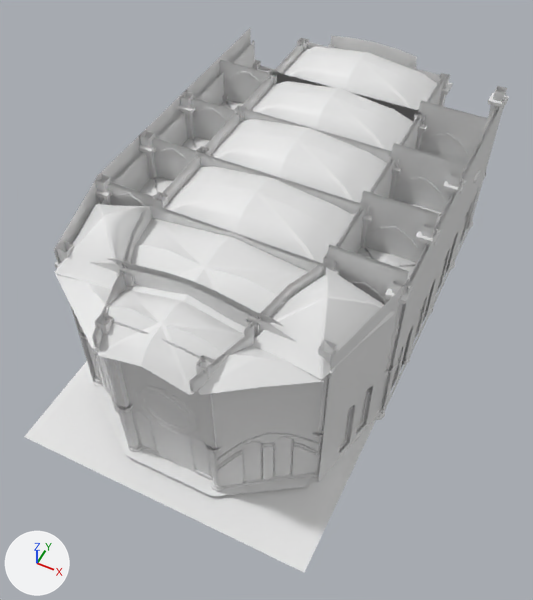
The FBX model Assets/Designer/Anraku/Meshs/BgMD_Stage.fbx: old version first, new version second.
The view is the same before and after, from a camera (50 mm lens) standing at (-5.1, -88.5, 93.5) and looking at (-42.2, -14.2, 0.7). Arrows for +X, +Y and +Z are at lower left; the lights stay in place. Materials are left out; every surface is plain grey. Where no turn or scale is listed for an object, it has been applied to the vertices.
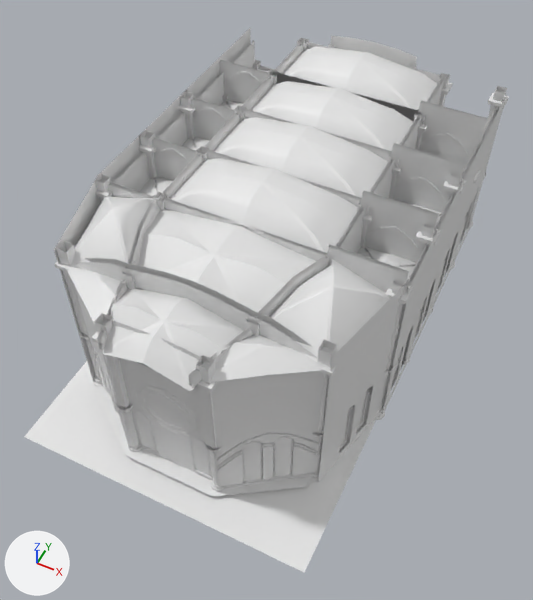
Changed parts and their boxes [x1, y1, x2, y2] in the pictures (533 x 600 px):
'BgMD_celling_01_04', moved, rescaled: before [158, 167, 354, 263]; after [170, 159, 360, 253]
'BgMD_celling_02_01', moved: before [125, 218, 308, 334]; after [138, 210, 317, 313]
'BgMD_ceilling_02_03', moved, rescaled: before [98, 290, 244, 395]; after [103, 288, 244, 391]
'BgMD_celling_01_03', moved, rescaled: before [210, 119, 387, 203]; after [214, 117, 388, 198]
'BgMD_celling_03_02', moved: before [252, 267, 395, 379]; after [270, 259, 390, 367]
'BgMD_celling_03_01', moved: before [55, 204, 153, 290]; after [65, 196, 160, 271]
'BgMD_celling_05_03', moved: before [197, 346, 324, 395]; after [211, 335, 321, 382]
'BgMD_celling_05_01', moved: before [55, 274, 111, 348]; after [67, 267, 123, 324]
'BgMD_pillar_03_09', moved: before [197, 152, 364, 216]; after [201, 148, 362, 207]
'BgMD_pillar_03_03.001', moved: before [244, 265, 323, 337]; after [257, 256, 329, 319]
'BgMD_pillar_03_02.001', moved: before [189, 332, 254, 394]; after [188, 326, 253, 388]
'BgMD_pillar_03_03', moved: before [116, 208, 150, 293]; after [124, 201, 157, 274]
'BgMD_pillar_03_02', moved: before [92, 277, 121, 348]; after [97, 279, 127, 350]

Edits to the bpy script that builds the scene:
```text
Add me_mesh_190_1:
    me_mesh_190_1 = me_mesh_198.copy(); me_mesh_190_1.name = 'Mesh.190'  # the mesh of ob_bgmd_back1_001
Add me_mesh_180_1:
    me_mesh_180_1 = me_mesh_185.copy(); me_mesh_180_1.name = 'Mesh.180'  # the mesh of ob_bgmd_stairs_02
Add me_mesh_168_1:
    me_mesh_168_1.from_pydata([(-0.5, 0.0, 0.458), (0.5, 0.0, 0.458), (-0.5, 0.0, -0.484), (0.5, 0.0, -0.484), (0.0, 0.0, 0.458), (0.0, 0.0, -0.571), (-0.25, 0.0, 0.458), (-0.25, 0.0, -0.548), (0.25, 0.0, 0.458), (0.25, 0.0, -0.548)], [], [(0, 6, 7, 2), (5, 4, 8, 9), (7, 6, 4, 5), (9, 8, 1, 3)])
Add me_mesh_173_1:
    me_mesh_173_1 = me_mesh_146.copy(); me_mesh_173_1.name = 'Mesh.173'  # the mesh of ob_bgmd_stainesglass_glass_24_004
Change ob_bgmd_stairs_01:
    ob_bgmd_stairs_01: bpy.data.objects.new('BgMD_stairs_01', me_mesh_184) -> bpy.data.objects.new('BgMD_stairs_01', me_mesh_180_1)
Change ob_bgmd_celling_01_04:
    ob_bgmd_celling_01_04.location: (31.56, 3185.0, 1965.0) -> (31.56, 3218.0, 1714.0)
    ob_bgmd_celling_01_04.scale: (2.79, 1.32, 5.58) -> (2.62, 1.32, 5.58)
Change ob_bgmd_pillar_03_03_001:
    ob_bgmd_pillar_03_03_001.location: (-32.0, -29.1, 18.0) -> (-32.0, -27.2, 18.0)
Change ob_bgmd_pillar_03_09:
    ob_bgmd_pillar_03_09.location: (-43.6, -7.5, 19.3) -> (-43.6, -6.3, 19.3)
Change ob_bgmd_stainesglass_glass_25_009:
    ob_bgmd_stainesglass_glass_25_009: bpy.data.objects.new('BgMD_StainesGlass_Glass_25.009', me_mesh_172) -> bpy.data.objects.new('BgMD_StainesGlass_Glass_25.009', me_mesh_168_1)
Change ob_bgmd_celling_05_03:
    ob_bgmd_celling_05_03.location: (-29.5, -41.1, 19.3) -> (-29.5, -39.0, 19.3)
Change ob_bgmd_pillar_03_02:
    ob_bgmd_pillar_03_02.location: (-52.4, -40.6, 18.9) -> (-51.8, -40.4, 18.7)
Change ob_bgmd_stainesglass_glass_25_010:
    ob_bgmd_stainesglass_glass_25_010: bpy.data.objects.new('BgMD_StainesGlass_Glass_25.010', me_mesh_177) -> bpy.data.objects.new('BgMD_StainesGlass_Glass_25.010', me_mesh_173_1)
Change ob_bgmd_celling_05_01:
    ob_bgmd_celling_05_01.location: (-53.2, -43.4, 17.8) -> (-53.2, -41.4, 17.8)
Change ob_bgmd_stainesglass_glass_24_010:
    ob_bgmd_stainesglass_glass_24_010: bpy.data.objects.new('BgMD_StainesGlass_Glass_24.010', me_mesh_176) -> bpy.data.objects.new('BgMD_StainesGlass_Glass_24.010', me_mesh_172)
Change ob_bgmd_pillar_03_03:
    ob_bgmd_pillar_03_03.location: (-55.4, -29.7, 18.0) -> (-55.4, -27.8, 18.0)
Change ob_bgmd_celling_01_03:
    ob_bgmd_celling_01_03.location: (31.56, 3185.0, 548.3) -> (31.56, 3202.0, 438.1)
    ob_bgmd_celling_01_03.scale: (2.79, 1.32, 5.58) -> (2.6, 1.32, 5.58)
Change ob_bgmd_celling_03_02:
    ob_bgmd_celling_03_02.location: (-26.6, -29.1, 20.4) -> (-26.6, -27.1, 20.4)
Change ob_bgmd_stainesglass_glass_24_009:
    ob_bgmd_stainesglass_glass_24_009: bpy.data.objects.new('BgMD_StainesGlass_Glass_24.009', me_mesh_171) -> bpy.data.objects.new('BgMD_StainesGlass_Glass_24.009', me_mesh_167)
Change ob_bgmd_back:
    ob_bgmd_back: bpy.data.objects.new('BgMD_Back', me_mesh_194) -> bpy.data.objects.new('BgMD_Back', me_mesh_190_1)
Change ob_bgmd_celling_02_01:
    ob_bgmd_celling_02_01.location: (-43.6, -36.7, 20.3) -> (-43.6, -34.1, 20.3)
Change ob_bgmd_pillar_03_02_001:
    ob_bgmd_pillar_03_02_001.location: (-34.8, -41.1, 19.7) -> (-35.5, -40.3, 19.5)
Change ob_bgmd_celling_03_01:
    ob_bgmd_celling_03_01.location: (-58.4, -31.0, 17.8) -> (-58.2, -28.9, 17.8)
Change ob_bgmd_ceilling_02_03:
    ob_bgmd_ceilling_02_03.location: (31.56, 3142.0, 4390.0) -> (31.56, 3142.0, 4342.0)
    ob_bgmd_ceilling_02_03.scale: (2.25, 0.907, 2.83) -> (2.25, 0.907, 2.69)
```
